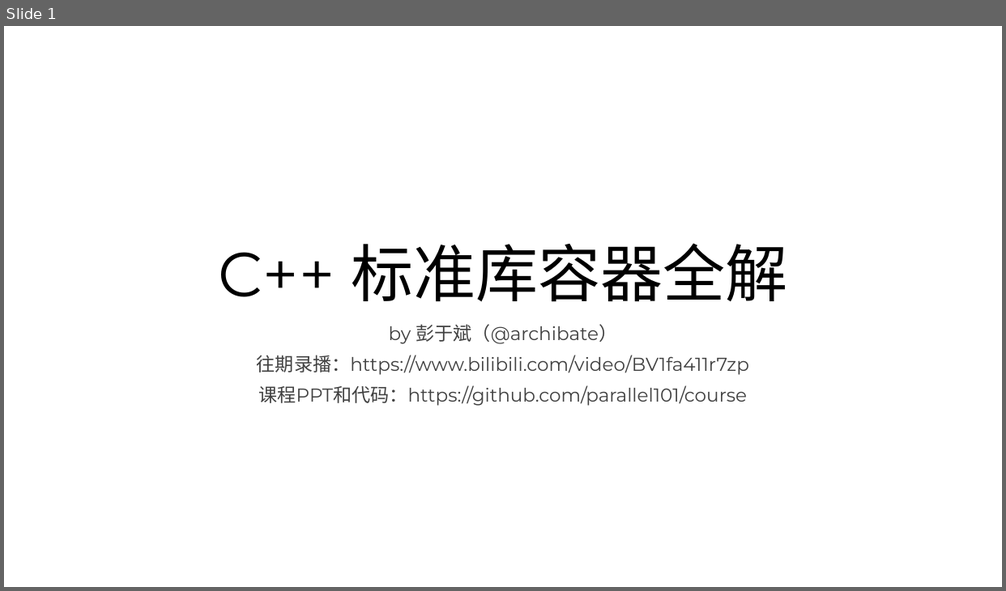
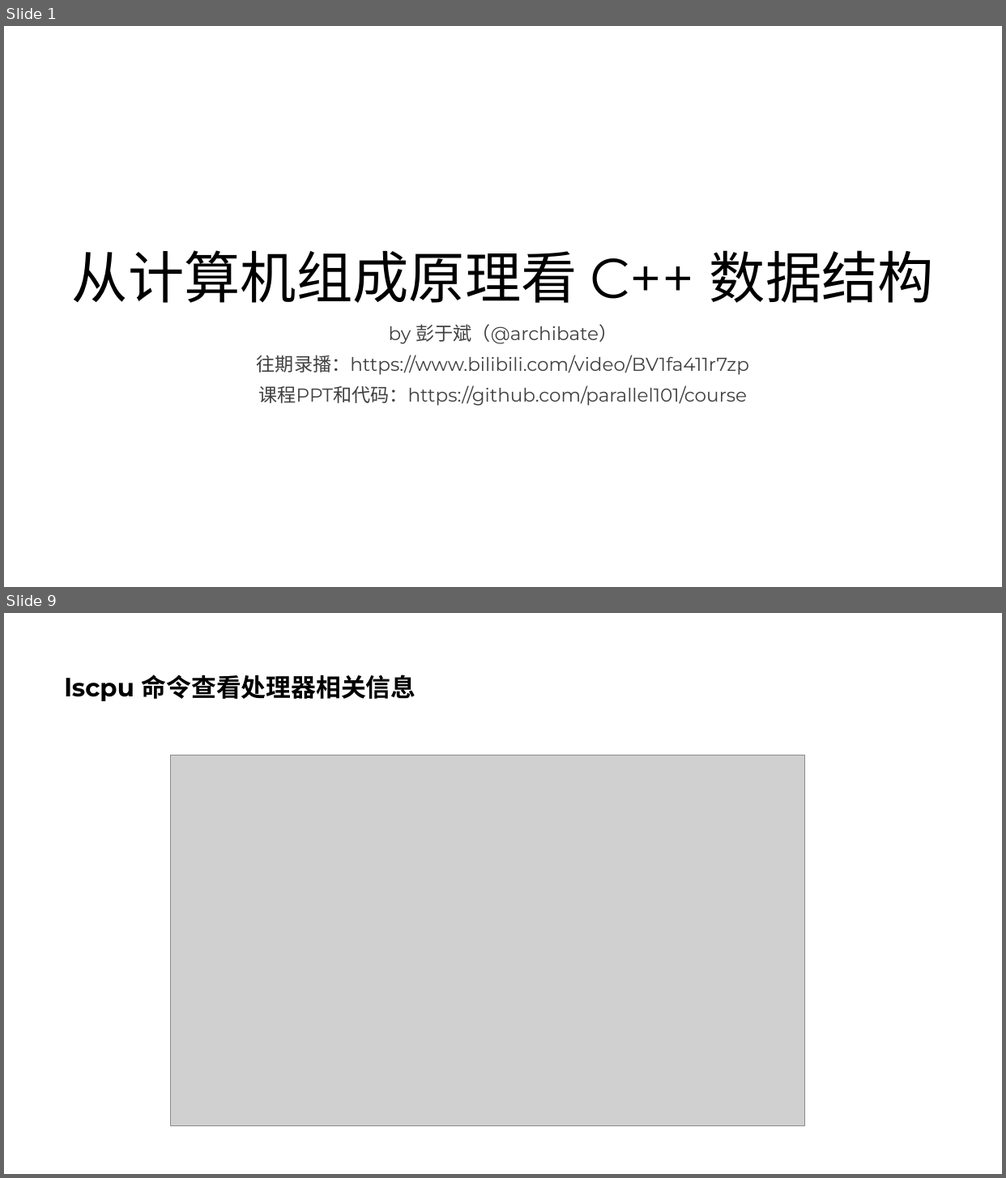
Before and after one commit to parallel101/course, a slide deck: 12/slides.pptx. Shown one above the other, each under a label of ours: slide 1 before the commit, slides 1 and 9 after it; the slides between them are not shown. The pictures are 1006x591 and 1006x1178 pixels, drawn with LibreOffice and Linux fonts; fonts in the diff are those of the drawing; grey boxes stand for pictures. Boxes give left, top, right and bottom in pixels: in the first picture for what was removed or moved away, otherwise in the second. Text is boxed around its words. In the diff, an @@ line names an element or a change of style, - is before the commit and + after.

```diff
--- a/12/slides.pptx
+++ b/12/slides.pptx
@@ slide 9 added at (4,613,1002,1174), background #FFFFFF @@
@@ title added at (65,675,416,701), 24 pt, text #000000, bold @@
+lscpu 命令查看处理器相关信息
@@ picture added at (170,756,804,1127) @@
@@ slide 1 changed as well @@
@@ title at (72,250,934,303): text changed; size 60 to 54 pt @@
-C++ 标准库容器全解
+从计算机组成原理看 C++ 数据结构
```
Also in this commit, not shown: 19 other slides added, 5 other files.
